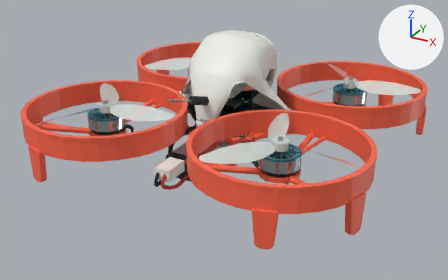
Before and after pictures for a commit that changed the glTF model web/assets/models/rotorift-rift-75.glb.
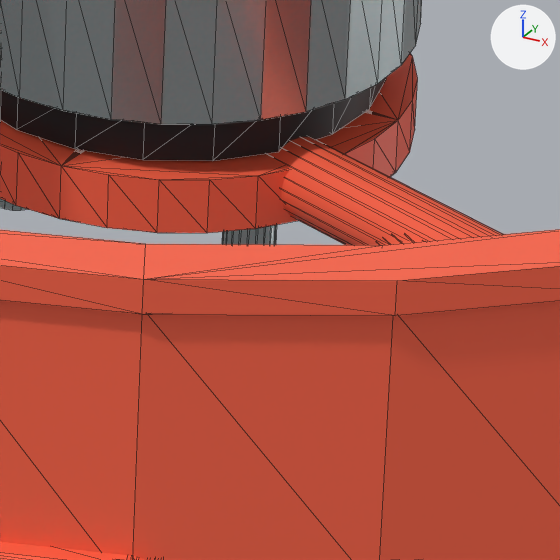
The first picture shows the older version from a camera (50 mm lens) standing at (0.0868, -0.1648, 0.0813) and looking at (0.0, -0.007, 0.0024). The close-ups show the older and then the newer version on the part from 59% to 70% of the width and 58% to 75% of the height of that picture. Only the edits that show in the close-ups are written down. Lighting does not change. The marker at upper right points along +X, +Y and +Z. The close-ups show mesh edges as thin lines. Where no turn or scale is listed for an object, it has been applied to the vertices. Vertices at exactly the same position are counted once.

The older version as bpy lines, for what is in view:
```python
me_mesh_200 = bpy.data.meshes.new('Mesh_200')
me_mesh_200.from_pydata(...)  # 132 vertices, 264 faces; spans x -0.0056..0.0056, y -0.0056..0.0056, z -0.00065..0.00065
me_mesh_200.materials.append(mat_material_7)  # red #ff6648
me_mesh_201 = bpy.data.meshes.new('Mesh_201')
me_mesh_201.from_pydata(...)  # 44 vertices, 80 faces; spans x -0.0089..0.0089, y -0.0057..0.0057, z -0.0018..0.0018
me_mesh_201.materials.append(mat_material_7)  # red #ff6648
me_mesh_203 = bpy.data.meshes.new('Mesh_203')
me_mesh_203.from_pydata(...)  # 44 vertices, 80 faces; spans x -0.0006..0.0006, y -0.0006..0.0006, z -0.00185..0.00185
me_mesh_203.materials.append(mat_material_3)  # light grey #b9c4c6
me_mesh_208 = bpy.data.meshes.new('Mesh_208')
me_mesh_208.from_pydata(...)  # 44 vertices, 80 faces; spans x -0.0006..0.0006, y -0.0006..0.0006, z -0.00185..0.00185
me_mesh_208.materials.append(mat_material_3)  # light grey #b9c4c6
ob_1102_triangular_motor_seat_003 = bpy.data.objects.new('1102_triangular_motor_seat.003', me_mesh_200)
ob_1102_triangular_motor_seat_003.location = (0.02857, -0.02857, 0.0076)
ob_m1_4_mount_screw_009 = bpy.data.objects.new('M1_4_mount_screw.009', me_mesh_203)
ob_m1_4_mount_screw_009.location = (0.03142, -0.03022, 0.0068)
ob_m1_4_mount_screw_010 = bpy.data.objects.new('M1_4_mount_screw.010', me_mesh_208)
ob_m1_4_mount_screw_010.location = (0.02571, -0.03022, 0.0068)
ob_triangular_motor_support_009 = bpy.data.objects.new('Triangular_motor_support.009', me_mesh_201)
ob_triangular_motor_support_009.location = (0.04069, -0.03557, 0.0085)
# also in view: 'Paired_solid_landing_tab.006' at (0.0353, -0.0515, 0.0045); '1102_open_motor_bell.003' at (0.0286, -0.0286, 0.0114); '1102_stator_base.003' at (0.0286, -0.0286, 0.009); 'Duct_thin_wall.003' at (0.0286, -0.0286, 0.012); 'Duct_upper_rolled_lip.003' at (0.0286, -0.0286, 0.0155)
```
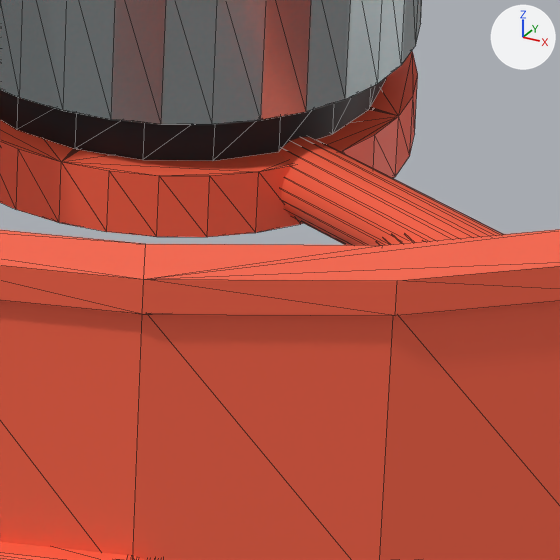
Edits to the scene script, one JSON object a line:
```json
{"block": "me_mesh_200", "where": "# used by ob_1102_triangular_motor_seat_003; location = (0.02857, -0.02857, 0.0076)"}
{"op": "remove", "block": "me_mesh_200", "code": "me_mesh_200.from_pydata(...)  # 132 vertices, 264 faces; spans x -0.0056..0.0056, y -0.0056..0.0056, z -0.00065..0.00065"}
{"op": "add", "block": "me_mesh_200", "code": "me_mesh_200.from_pydata(...)  # 132 vertices, 264 faces; spans x -0.0056..0.0056, y -0.0056..0.0056, z -0.00075..0.00075"}
{"block": "me_mesh_200", "change": "me_mesh_200 part 1: the whole mesh is scaled about its middle by (1, 1, 1.15)"}
{"op": "remove", "block": "ob_m1_4_mount_screw_009", "code": ["ob_m1_4_mount_screw_009 = bpy.data.objects.new('M1_4_mount_screw.009', me_mesh_203)", "ob_m1_4_mount_screw_009.location = (0.03142, -0.03022, 0.0068)"]}
{"op": "remove", "block": "ob_m1_4_mount_screw_010", "code": ["ob_m1_4_mount_screw_010 = bpy.data.objects.new('M1_4_mount_screw.010', me_mesh_208)", "ob_m1_4_mount_screw_010.location = (0.02571, -0.03022, 0.0068)"]}
```

Where the change shows, as pixel boxes [x1, y1, x2, y2] in the close-ups (560 x 560 px):
```json
{"object": "1102_triangular_motor_seat.003", "change": "rescaled", "before": [0, 53, 418, 233], "after": [0, 51, 418, 237]}
{"object": "M1_4_mount_screw.009", "change": "deleted", "before": [222, 225, 277, 245]}
{"object": "M1_4_mount_screw.010", "change": "deleted", "before": [0, 199, 27, 210], "on screen": "mostly hidden"}
```
